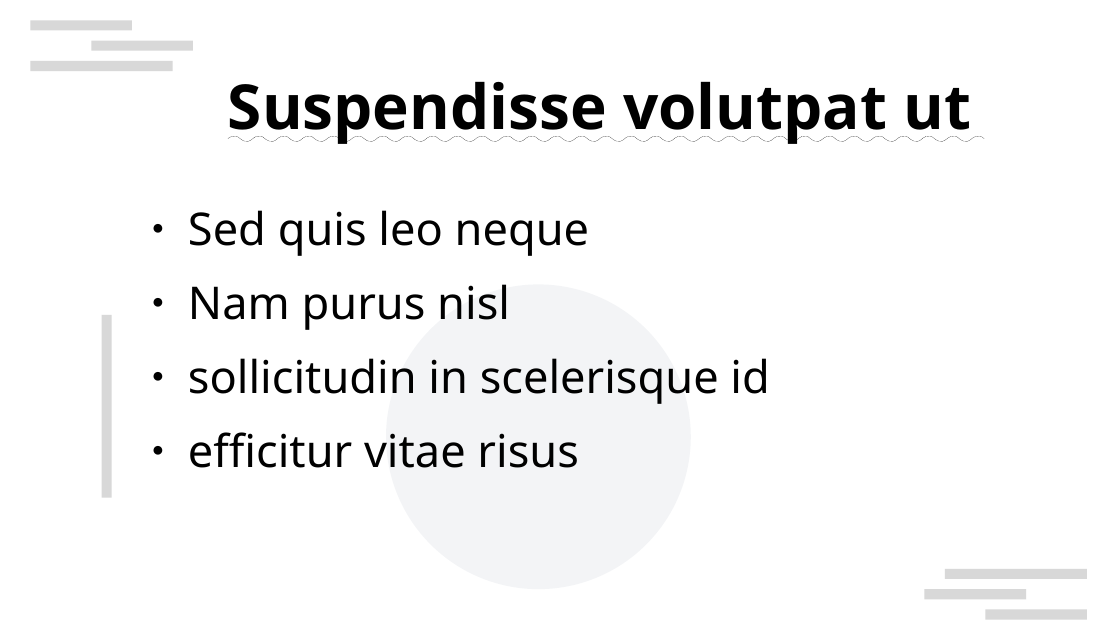
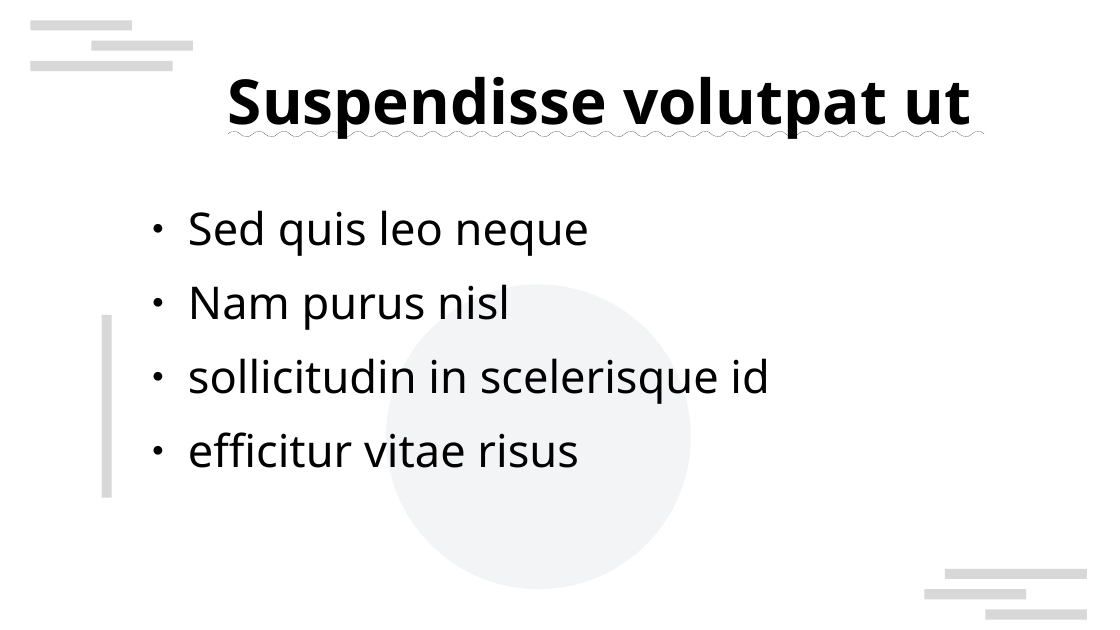
Before and after one commit to paulrentschler/demos, a slide deck: slide 3 of lorem-ipsum.pptx. Drawn at 1120x630 pixels with LibreOffice and Linux fonts; fonts in the diff are those of the drawing; background and template pictures are left out. Boxes give left, top, right and bottom in pixels: in the first picture for what was removed or moved away, otherwise in the second. Text is boxed around its words. In the diff, an @@ line names an element or a change of style, - is before the commit and + after.

```diff
--- a/lorem-ipsum.pptx
+++ b/lorem-ipsum.pptx
@@ title "Suspendisse volutpat ut" at (228,76,971,139): line spacing 1 to 0.9 @@
```
Also in this commit, not shown: 3 other slides changed.
